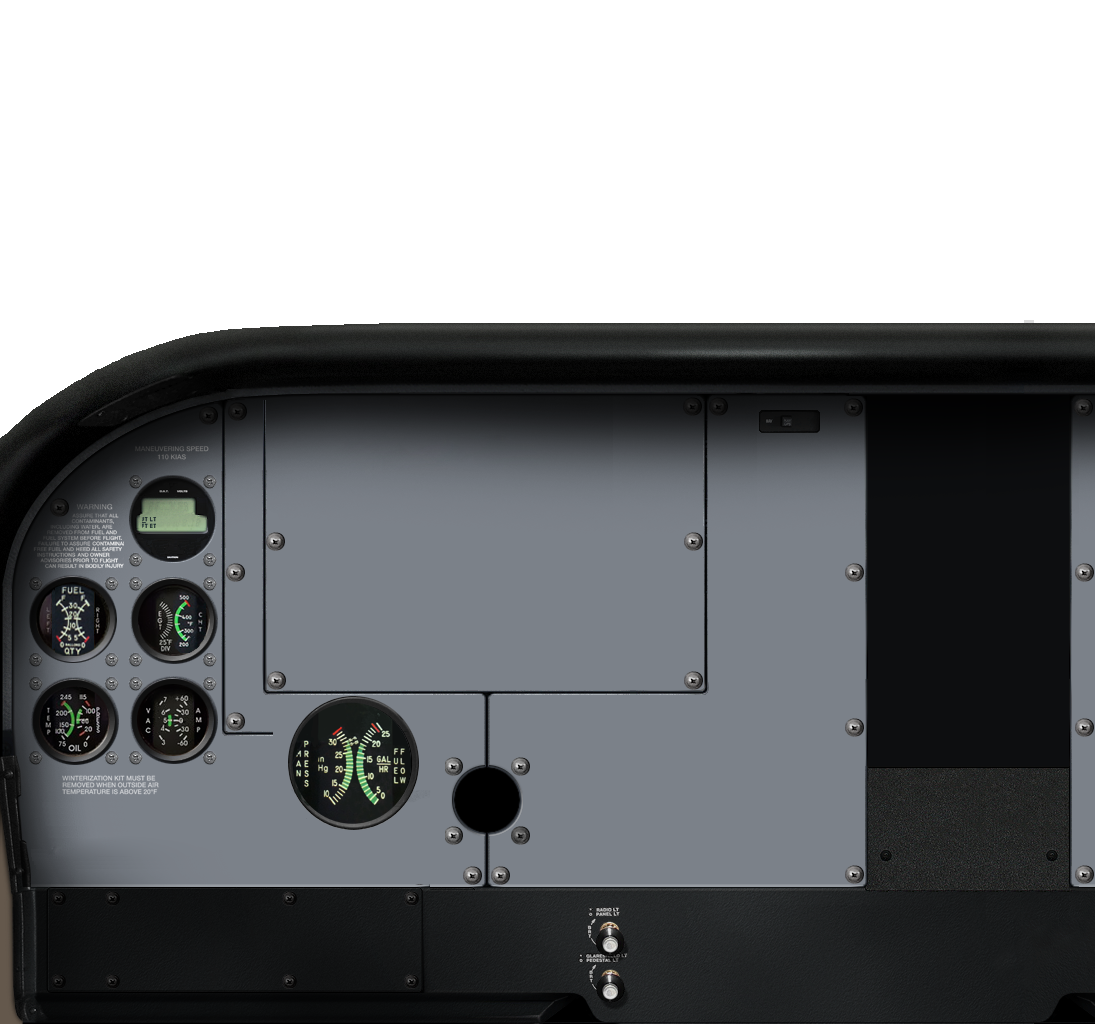
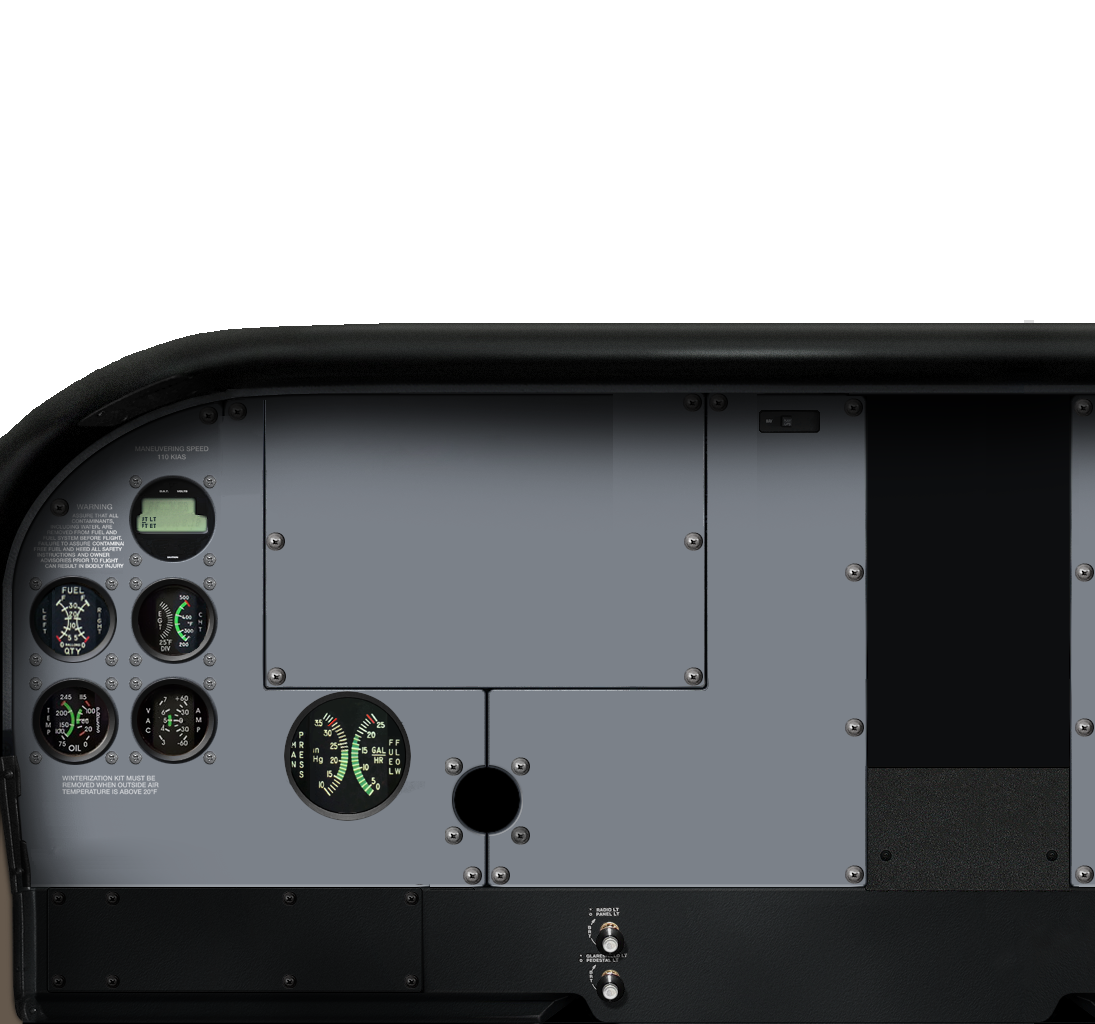
Comparing the layer stacks of the two 1095x1024 images. Changes:
added layer "MP ring" above "Turbocharged MP" over left=284, top=691, right=411, bottom=821
added layer "Layer 17" above "Layer 19" over left=331, top=722, right=349, bottom=745
added layer "Layer 20" above "MP" over left=338, top=742, right=350, bottom=761
renamed "Layer 13" to "MP", painted on it over left=286, top=693, right=431, bottom=824
removed layer "Layer 11" over left=288, top=696, right=419, bottom=830
showed "Fuel" over left=34, top=571, right=123, bottom=650
painted on "Yoke" over left=480, top=694, right=493, bottom=719
painted on "Layer 5" over left=261, top=393, right=757, bottom=752
added layer "Layer 16" above "Layer 0" over left=218, top=416, right=289, bottom=756
